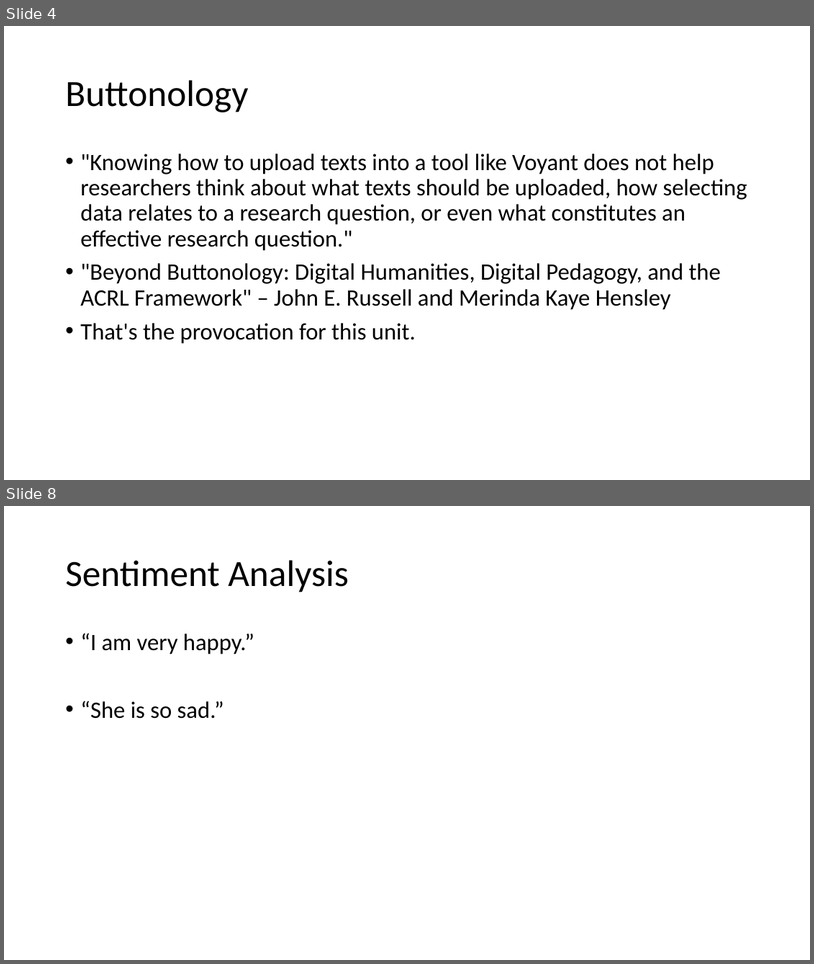
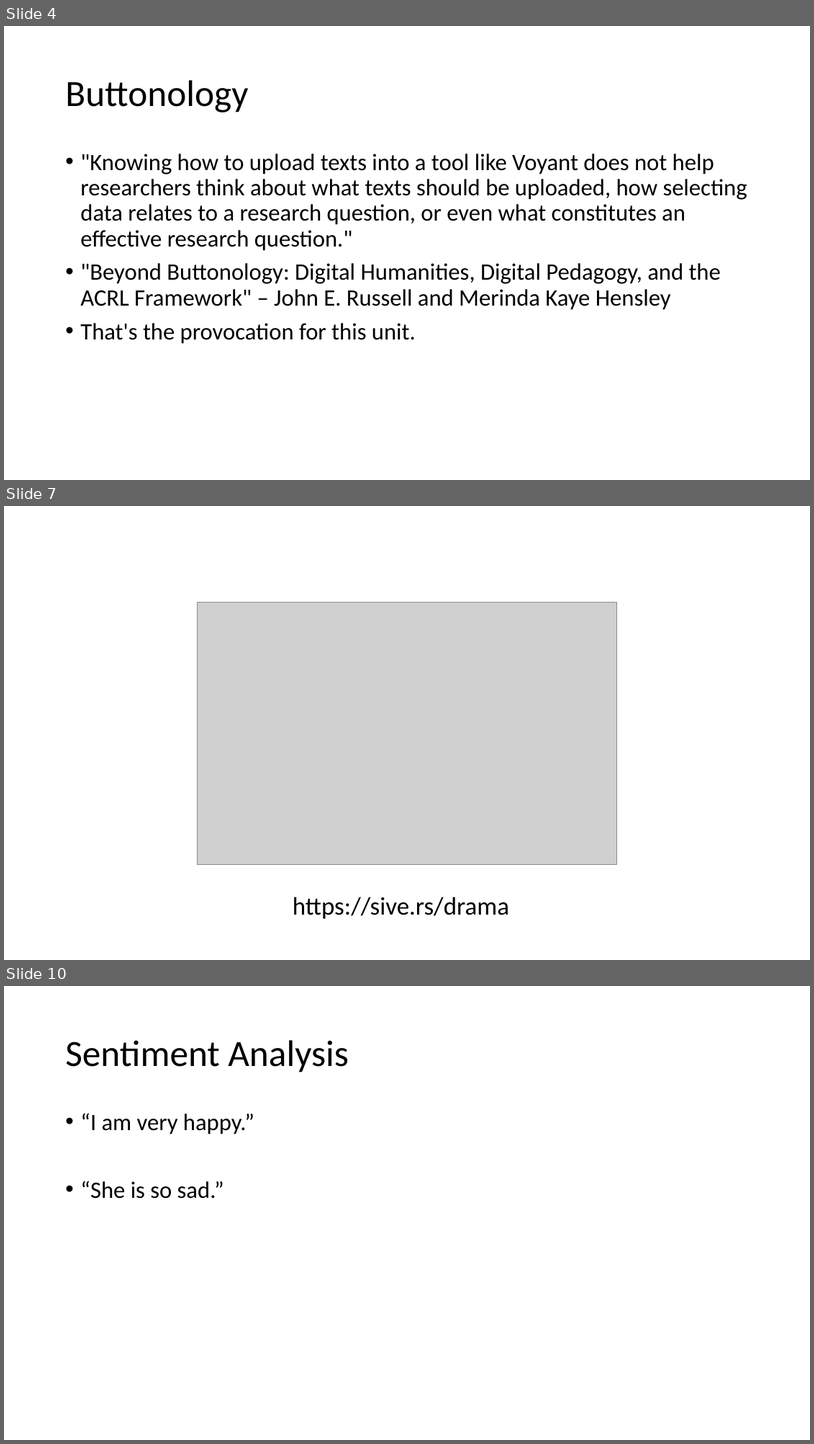
Before and after one commit to scholarslab/praxis, a slide deck: assets/workshop-on-workshops/workshop-on-workshops.pptx. Shown one above the other, each under a label of ours: slides 4 and 8 before the commit, slides 4, 7 and 10 after it; the slides between them are not shown. The pictures are 814x964 and 814x1444 pixels, drawn with LibreOffice and Linux fonts; fonts in the diff are those of the drawing; grey boxes stand for pictures. Boxes give left, top, right and bottom in pixels: in the first picture for what was removed or moved away, otherwise in the second. Text is boxed around its words. In the diff, an @@ line names an element or a change of style, - is before the commit and + after.

```diff
--- a/assets/workshop-on-workshops/workshop-on-workshops.pptx
+++ b/assets/workshop-on-workshops/workshop-on-workshops.pptx
@@ slide 7 added at [4,506,810,960], background #FFFFFF @@
@@ picture added at [197,602,617,864] @@
@@ text added at [293,896,509,919], 30 pt, text #000000 @@
+https://sive.rs/drama
@@ what was slide 8 is now slide 10 @@
```
Also in this commit, not shown: 11 slides changed, 2 other slides added, 5 slides removed, 2 other files.
